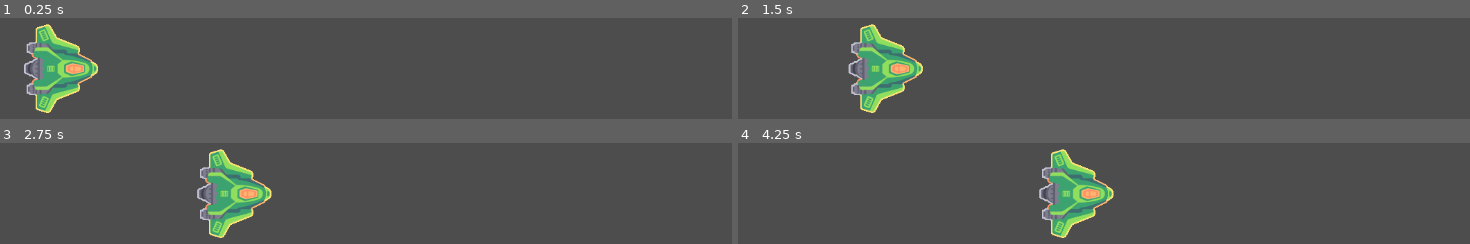
Above: before the commit, frames 1-4 (two rows, left to right).
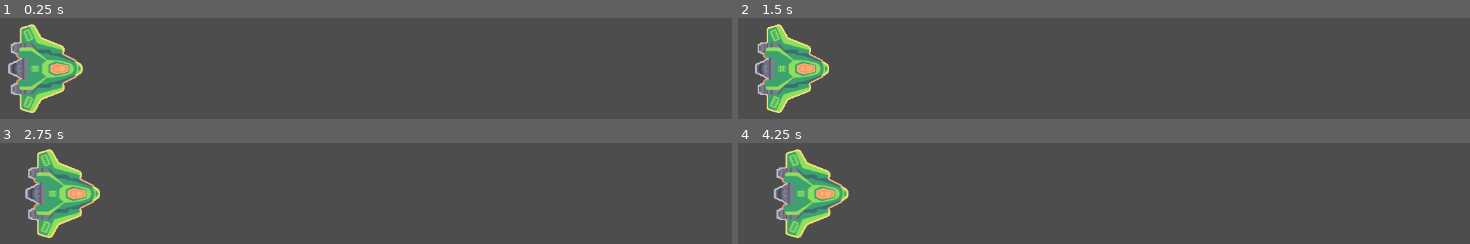
Above: after the commit, the same moments.

Repository: GDQuest/GDPractice
Game: Godot game, scene res://main.tscn
Same seed, same stepped clock (60 frames per second), same inputs: the game is played once before the commit and once after it.
Inputs:
- Up to frame 1 (0.25 s): no input
- Up to frame 2 (1.5 s): no input
- Up to frame 3 (2.75 s): no input
- Up to frame 4 (4.25 s): no input

The runs differ from the first frame. In frame 1, 6.5% of the frame differs, in the area x 1-14%, y 5-95%; in frame 2, 10%; in frame 3, 10%; in frame 4, 10%, in the area x 4-52%, y 5-95%.

Commit message:
feat: port Making Ship Move tests

Diff:
--- a/main.gd
+++ b/main.gd
@@ -5,26 +5,23 @@
 
 
 func _ready() -> void:
-	var dir := DirAccess.open(PRACTICES_DIR)
-	if dir != null:
-		dir.list_dir_begin()
-		var node_name := dir.get_next()
-		while node_name != "":
-			if dir.current_is_dir():
-				var base_name := node_name.split(".").slice(1)
-				var scene_name := "".join(base_name + PackedStringArray([".tscn"]))
+	check("01.making_ship_move")
 
-				var practice_scene := load(PRACTICES_DIR.path_join(node_name).path_join(scene_name))
-				var practice_node: Node = practice_scene.instantiate()
-				add_child(practice_node)
 
-				var solution_scene := load(SOLUTIONS_DIR.path_join(node_name).path_join(scene_name))
-				var solution_node: Node = solution_scene.instantiate()
-				add_child(solution_node)
+func check(dir_name: StringName) -> void:
+	var base_name := dir_name.split(".").slice(1)
+	var scene_name := "".join(base_name + PackedStringArray([".tscn"]))
 
-				var test_script := load(SOLUTIONS_DIR.path_join(node_name).path_join("_".join(base_name + PackedStringArray(["test.gd"]))))
-				var test_node: Node = test_script.new()
-				add_child(test_node)
-				test_node.setup(practice_node, solution_node)
-				test_node.run()
-			node_name = dir.get_next()
+	var practice_scene := load(PRACTICES_DIR.path_join(dir_name).path_join(scene_name))
+	var practice: Node = practice_scene.instantiate()
+	add_child(practice)
+
+	var solution_scene := load(SOLUTIONS_DIR.path_join(dir_name).path_join(scene_name))
+	var solution: Node = solution_scene.instantiate()
+	add_child(solution)
+
+	var test_script := load(SOLUTIONS_DIR.path_join(dir_name).path_join("".join(base_name + PackedStringArray(["_test.gd"]))))
+	var test: Node = test_script.new()
+	add_child(test)
+	await test.setup(practice, solution)
+	await test.run()
--- a/practices/01.making_ship_move/making_ship_move.gd
+++ b/practices/01.making_ship_move/making_ship_move.gd
@@ -1,6 +1,6 @@
 extends Sprite2D
 
-var velocity := 100 * Vector2.RIGHT # var velocity := Vector2.ZERO
+var velocity := 10 * Vector2.RIGHT # var velocity := Vector2.ZERO
 
 
 func _process(delta: float) -> void:
--- a/solutions/01.making_ship_move/making_ship_move_test.gd
+++ b/solutions/01.making_ship_move/making_ship_move_test.gd
@@ -1,14 +1,55 @@
 extends Test
 
+const ERR := 1e-3
 
-func test_velocity_should_be_100_right() -> void:
-	prints(practice.velocity, practice.velocity == solution.velocity)
+var test_space: Array[Dictionary] = []
 
 
-func test_position_update_with_velocity() -> void:
-	var test_space := []
-	var populate_test_space := func() -> void: test_space.append(practice.position == solution.position)
+func setup(practice: Node, solution: Node) -> void:
+	super(practice, solution)
+	solution.velocity = practice.velocity
+
+	await get_tree().create_timer(1.0).timeout
 	get_tree().physics_frame.connect(populate_test_space)
 	await get_tree().create_timer(1.0).timeout
 	get_tree().physics_frame.disconnect(populate_test_space)
-	print(test_space.all(func(x: bool) -> bool: return x))
+
+
+func populate_test_space() -> void:
+	test_space.append({
+		practice_position = practice.position,
+		solution_position = solution.position,
+		delta = get_physics_process_delta_time(),
+	})
+
+
+func test_velocity_is_not_zero() -> bool:
+	return not practice.velocity.is_zero_approx()
+
+
+func test_position_changes_every_frame() -> bool:
+	var result := true
+	var x: Dictionary = test_space[0]
+	for y in test_space.slice(1):
+		if x.practice_position.is_equal_approx(y.practice_position):
+			result = false
+			break
+		x = y
+	return result
+
+
+func test_movement_takes_delta_into_account() -> bool:
+	var result := true
+	var delta := get_physics_process_delta_time()
+	var deltas: Array[float] = []
+	var x: Dictionary = test_space[0]
+	for y in test_space.slice(1):
+		if not abs(y.practice_position.distance_to(x.practice_position) / practice.velocity.length() - delta) < ERR:
+			result = false
+			break
+		x = y
+	return result
+
+
+func test_position_matches_solution() -> bool:
+	return test_space.all(func(x: Dictionary) -> bool: return x.practice_position == x.solution_position)
--- a/solutions/test.gd
+++ b/solutions/test.gd
@@ -1,4 +1,14 @@
 class_name Test extends Node
+
+const PREFIX := "test_"
+const MAP := {
+	true: "PASS",
+	false: "FAIL",
+}
+const COLOR := {
+	true: "green",
+	false: "red",
+}
 
 var practice: Node = null
 var solution: Node = null
@@ -10,5 +20,7 @@
 
 
 func run() -> void:
-	for d in get_script().get_script_method_list().filter(func(x: Dictionary) -> bool: return x.name.begins_with("test_")):
-		Callable(self, d.name).call()
+	for d in get_method_list().filter(func(x: Dictionary) -> bool: return x.name.begins_with(PREFIX)):
+		print("Testing: %s..." % d.name.trim_prefix(PREFIX).capitalize())
+		var has_passed: bool = await Callable(self, d.name).call()
+		print_rich("[color=%s]%s[/color]\n" % [COLOR[has_passed], MAP[has_passed]])
